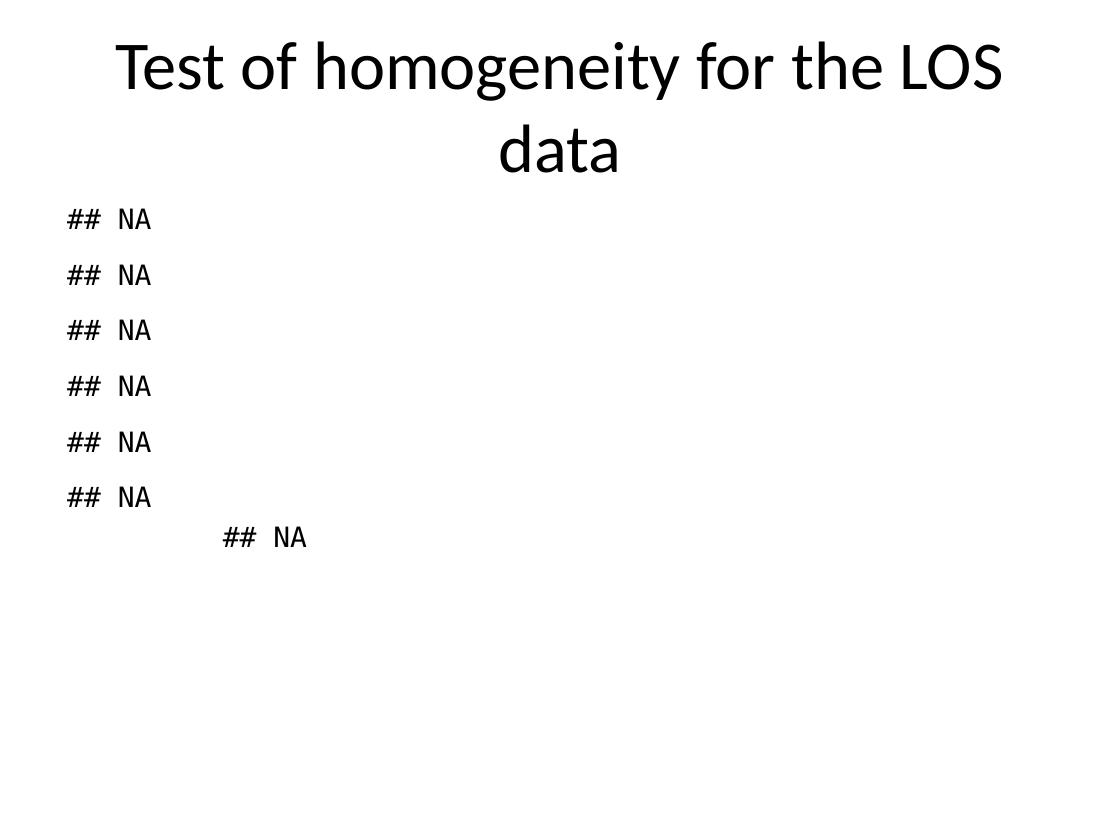
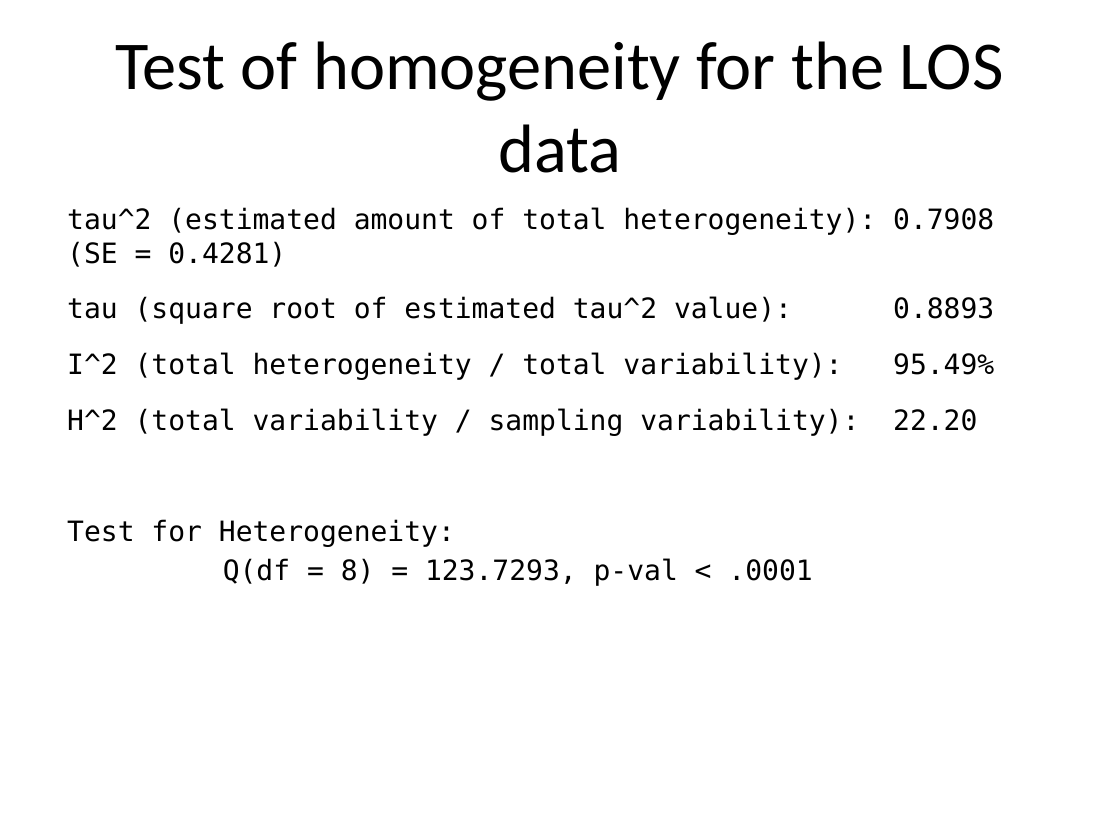
Before and after one commit to pmean/introduction-meta-analysis, a slide deck: slide 42 of src/intro.pptx (slide 41 before the commit). Drawn at 1120x840 pixels with LibreOffice and Linux fonts; fonts in the diff are those of the drawing. Boxes give left, top, right and bottom in pixels: in the first picture for what was removed or moved away, otherwise in the second. Text is boxed around its words. In the diff, an @@ line names an element or a change of style, - is before the commit and + after.

```diff
--- a/src/intro.pptx
+++ b/src/intro.pptx
@@ text at box(67, 207, 994, 586): text changed @@
-## NA
-## NA
-## NA
-## NA
-## NA
-## NA
-## NA
+tau^2 (estimated amount of total heterogeneity): 0.7908 (SE = 0.4281)
+tau (square root of estimated tau^2 value): 0.8893
+I^2 (total heterogeneity / total variability): 95.49%
+H^2 (total variability / sampling variability): 22.20
+Test for Heterogeneity:
+Q(df = 8) = 123.7293, p-val < .0001
```
Also in this commit, not shown: 6 other slides changed, 14 slides added, 2 slides removed, 8 other files.
